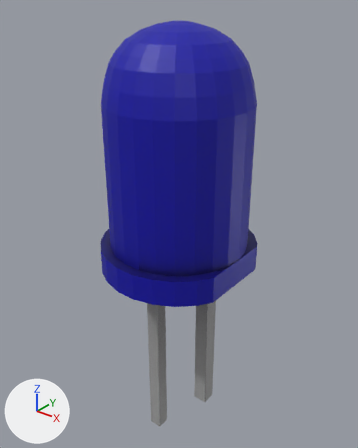
Two versions of the Blender file INO3D/Assets/Resources/3D Models/Led/Model/Led.blend, one commit apart.
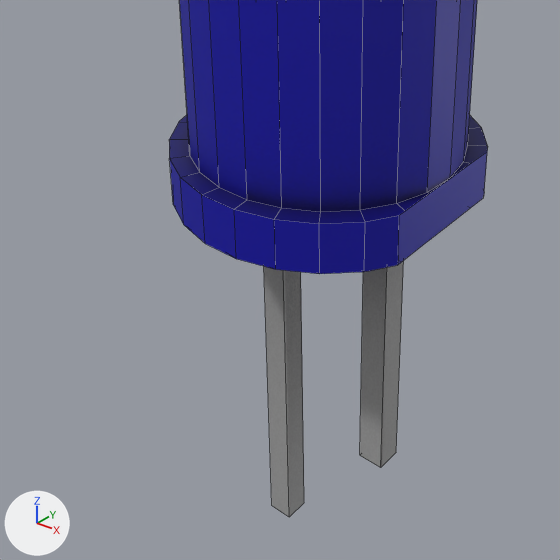
Old and new are each drawn whole from a 50 mm lens placed at (1.78, -2.23, 1.67), pointed at (-0.1, 0.12, 0.22) and again close up on the part from 5% to 82% of the width and 38% to 100% of the height. The axes (+X, +Y, +Z) are drawn at lower left. The lights are the same throughout. The close-ups show mesh edges as thin lines.

The older version as bpy lines, for what is in view:
```python
me_cube_005 = bpy.data.meshes.new('Cube.005')
me_cube_005.from_pydata(...)  # 300 vertices, 304 faces; spans x -33.8..31.9, y -9.4..10.9, z -10.8..10.7
me_cube_005.materials.append(mat_blueled_png)  # picture img_blueled_png
ob_led = bpy.data.objects.new('Led', me_cube_005)
ob_led.location = (0.0, 0.0, 0.0)
ob_led.rotation_euler = (1.571, -1.571, 0.0)  # degrees (90, -90, 0)
ob_led.scale = (0.0466, 0.0466, 0.0466)
```
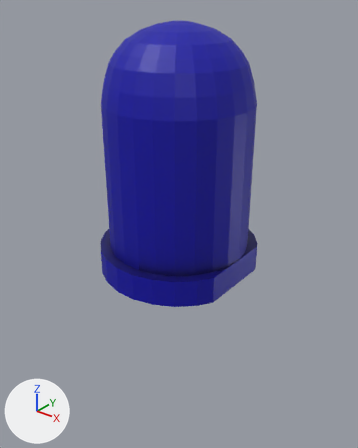
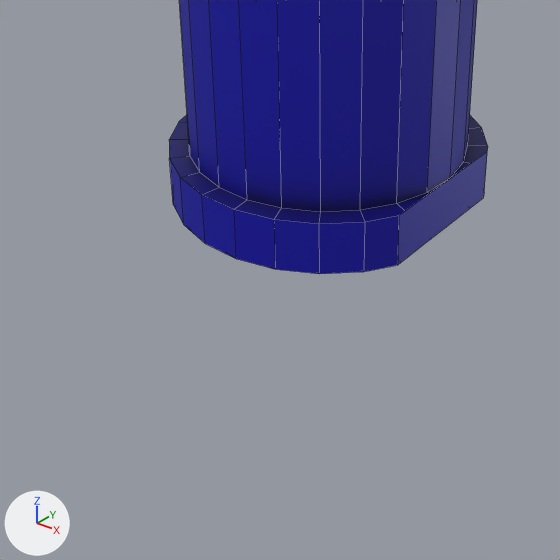
Location of each change, (x1, y1, x2, y2) in pixels of the close-ups (560 x 560 px):
'Led', reshaped: before (169, 0, 488, 517); after (169, 0, 488, 274)
part 1 of me_cube_005, deleted: before (360, 261, 404, 467)
part 2 of me_cube_005, deleted: before (264, 266, 304, 517)

The change in detail:
me_cube_005 has 300 vertices, 304 faces and spans x -33.8..31.9, y -9.4..10.9, z -10.8..10.7.
me_cube_005 is used by ob_led; location (0.0, 0.0, 0.0); rotation (1.571, -1.571, 0.0), in degrees (90, -90, 0); scale (0.0466, 0.0466, 0.0466).
me_cube_005 part 1: the loose piece of 8 vertices spanning x -22.1..0.1, y -5.8..-3.8, z -1.0..1.0 is deleted.
me_cube_005 part 2: the loose piece of 8 vertices spanning x -33.8..0.1, y 3.6..5.6, z -1.0..1.0 is deleted.
